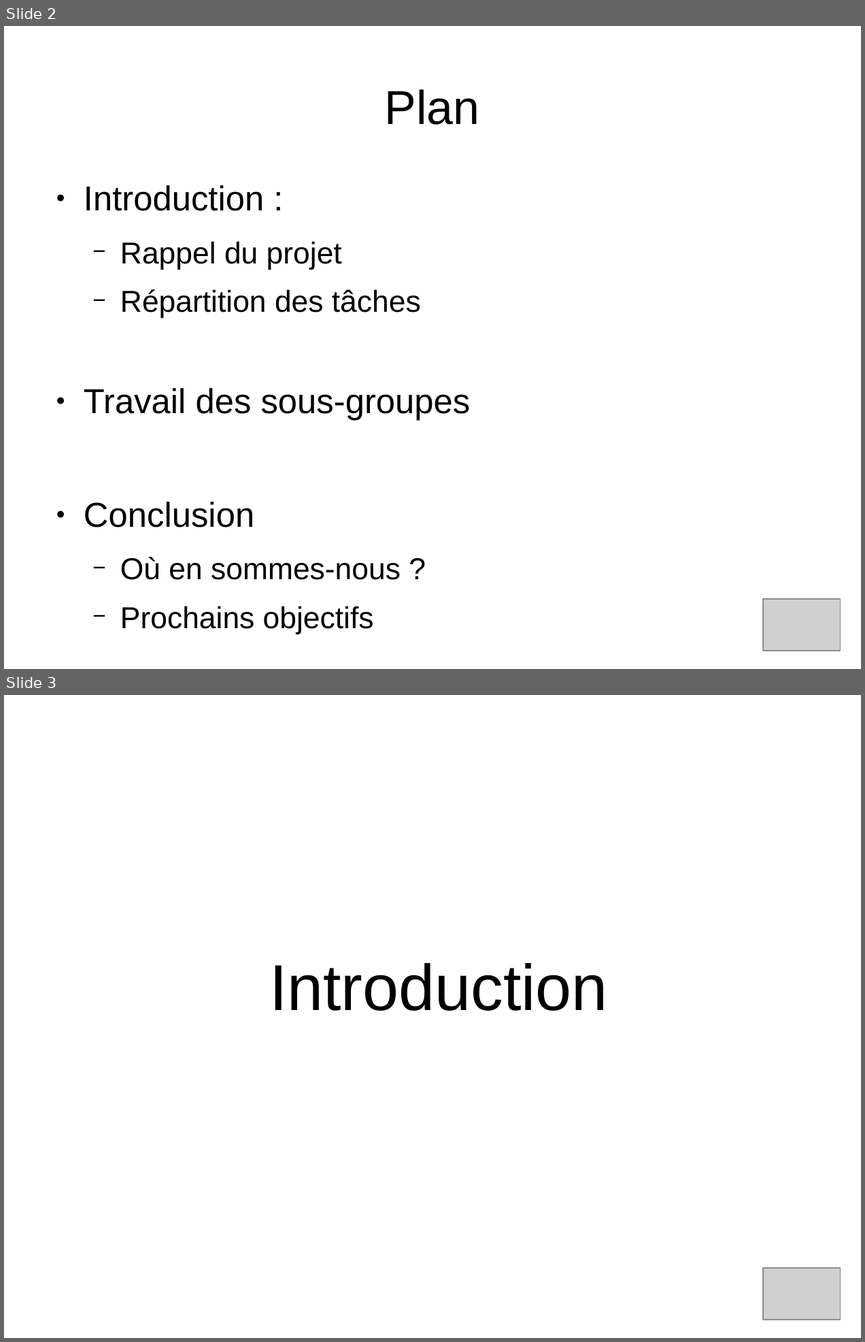
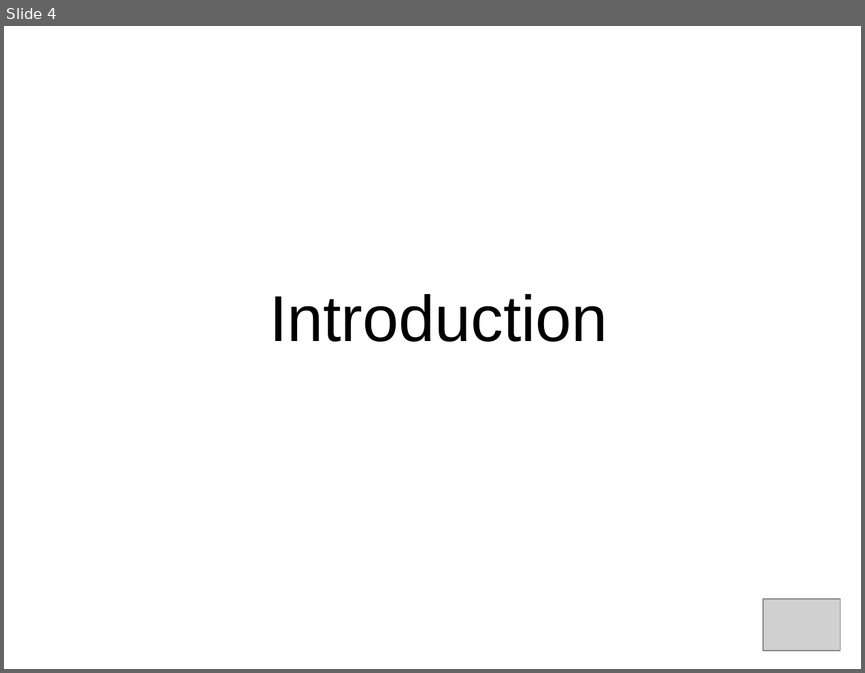
Before and after one commit to Shaolans/StoneHearth_SnowStorm, a slide deck: Presentation/presentation_IL.odp. Shown one above the other, each under a label of ours: slides 2 and 3 before the commit, slide 4 after it. The pictures are 865x1342 and 865x673 pixels, drawn with LibreOffice and Linux fonts; fonts in the diff are those of the drawing; grey boxes stand for pictures. Boxes give left, top, right and bottom in pixels: in the first picture for what was removed or moved away, otherwise in the second. Text is boxed around its words. In the diff, an @@ line names an element or a change of style, - is before the commit and + after.

Commit message:
Add files via upload
add slides with SO parts
add SO slides pictures

```diff
--- a/Presentation/presentation_IL.odp
+++ b/Presentation/presentation_IL.odp
@@ slide 2 removed at [4, 26, 861, 669], background #FFFFFF @@
@@ title removed at [385, 89, 480, 125] @@
-Plan
@@ text removed at [84, 185, 470, 634] @@
-● Introduction :
-  − Rappel du projet
-  − Répartition des tâches
-● Travail des sous-groupes
-● Conclusion
-  − Où en sommes-nous ?
-  − Prochains objectifs
@@ picture removed at [763, 599, 840, 651] @@
@@ what was slide 3 is now slide 4 @@
```
Also in this commit, not shown: 5 slides changed, 18 slides added, 2 other slides removed, 14 other files.
